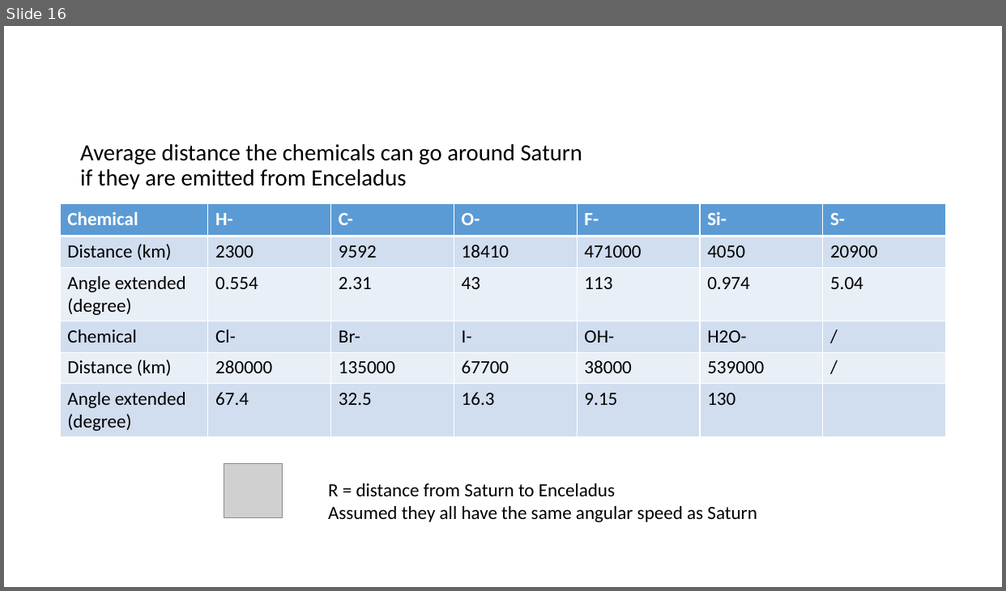
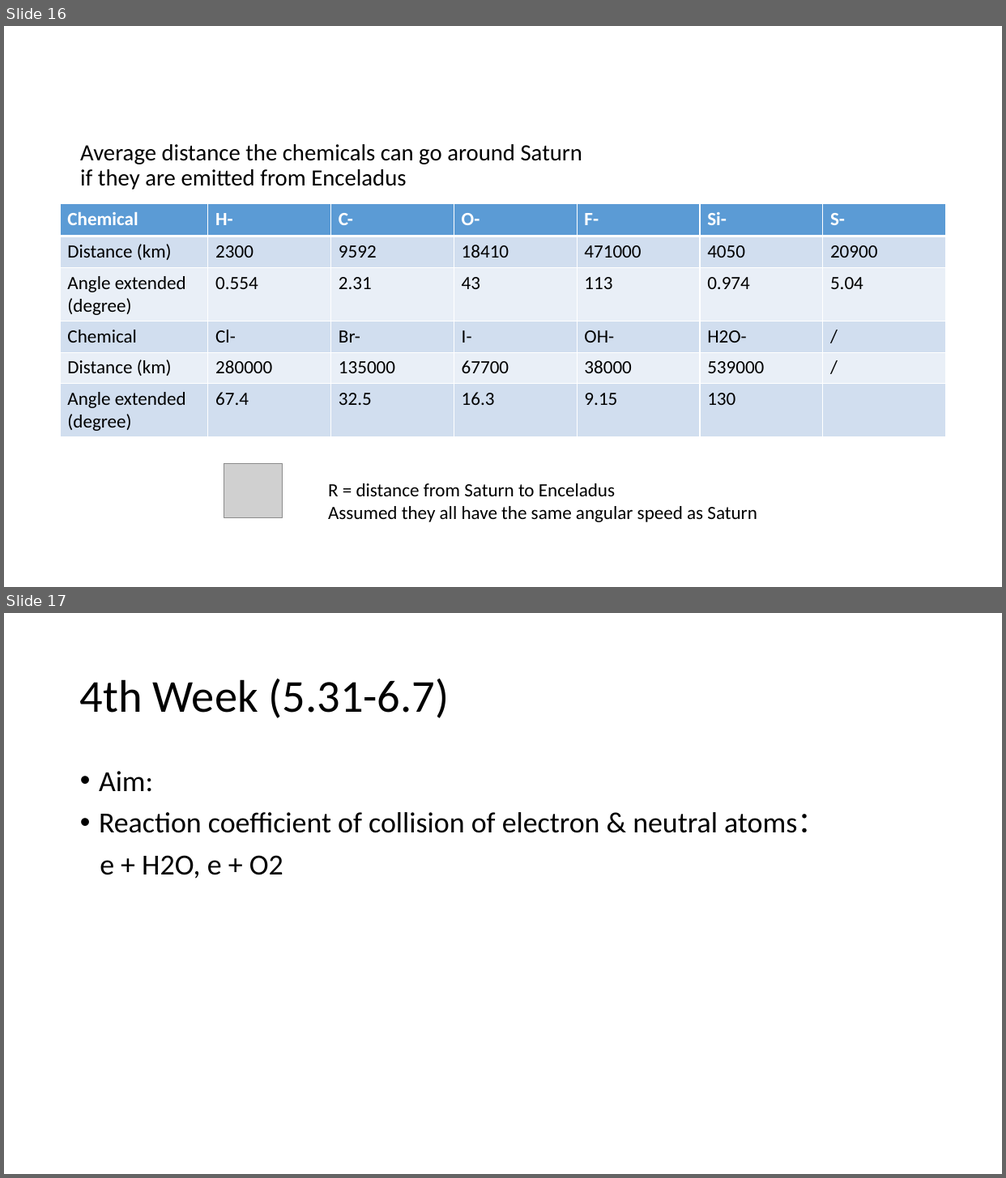
Before and after one commit to CubeOvO/Saturn, a slide deck: week4/Photodetachment Rate at Saturn - Draft.pptx. Shown one above the other, each under a label of ours: slide 16 before the commit, slides 16 and 17 after it. The pictures are 1006x591 and 1006x1178 pixels, drawn with LibreOffice and Linux fonts; fonts in the diff are those of the drawing; grey boxes stand for pictures. Boxes give left, top, right and bottom in pixels: in the first picture for what was removed or moved away, otherwise in the second. Text is boxed around its words. In the diff, an @@ line names an element or a change of style, - is before the commit and + after.

Commit message:
ppt for week 4

```diff
--- a/week4/Photodetachment Rate at Saturn - Draft.pptx
+++ b/week4/Photodetachment Rate at Saturn - Draft.pptx
@@ slide 17 added at <box>4,613,1002,1174</box>, background #FFFFFF @@
@@ title added at <box>80,679,449,718</box>, 44 pt, text #000000 @@
+4th Week (5.31-6.7)
@@ text added at <box>99,771,826,879</box>, 28 pt, text #000000 @@
+• Aim:
+• Reaction coefficient of collision of electron & neutral atoms：
+e + H2O, e + O2
```
Also in this commit, not shown: 4 other slides added.
